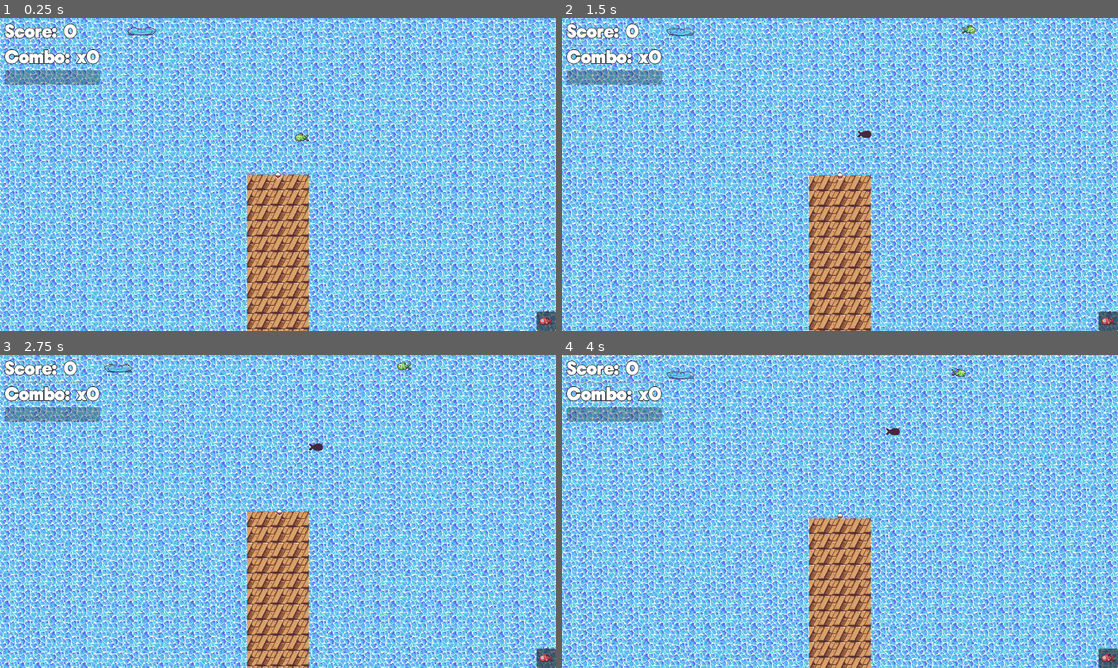
Above: before the commit, frames 1-4 (two rows, left to right).
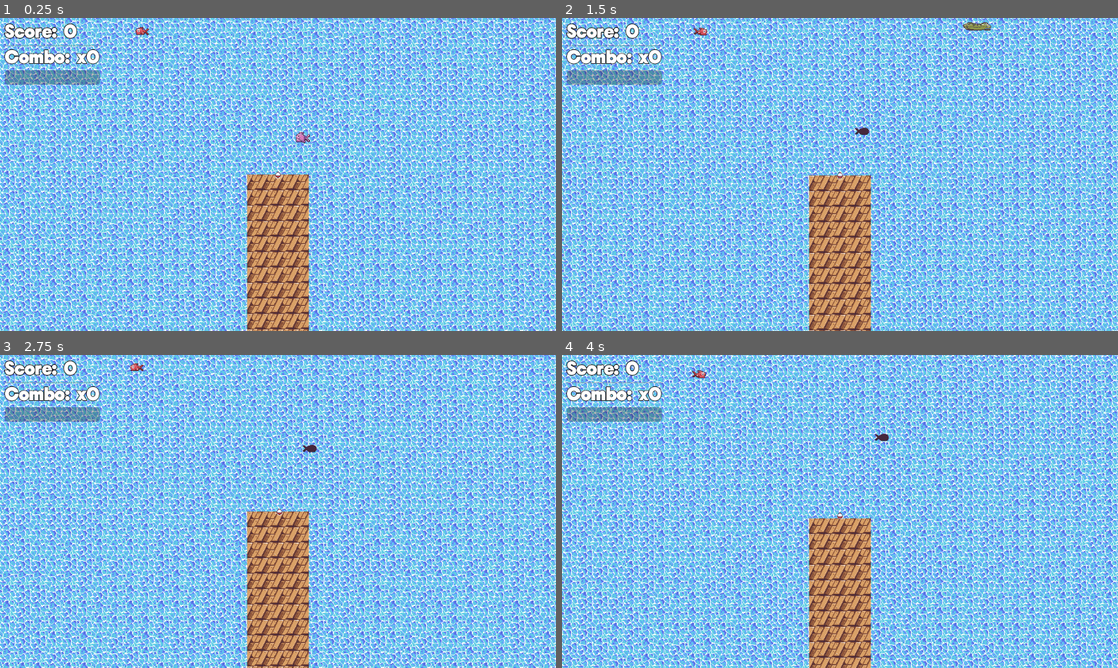
Above: after the commit, the same moments.

Repository: manspider-thatdev/fishing-game
Game: Godot game, scene res://scenes/main.tscn
The game is run twice, just before and just after one commit, with the same random seed, the same clock (stepped at 60 frames per second) and the same inputs.
Inputs:
- Up to frame 1 (0.25 s): no input
- Up to frame 2 (1.5 s): hold D (right) 0.53-1.28 s; hold Space (space) 0.53-1.28 s; hold S (down) from 1.28 s (still down); tap Space (space) at 1.35 s
- Up to frame 3 (2.75 s): release S (down) at 2.03 s; hold D (right) from 2.03 s (still down); hold Space (space) from 2.03 s (still down)
- Up to frame 4 (4 s): release D (right) at 2.78 s; release Space (space) at 2.78 s; hold W (up) 2.78-3.53 s; tap Space (space) at 2.85 s; hold A (left) from 3.53 s (still down); hold Space (space) from 3.53 s (still down)

The runs differ from the first frame. In frame 1, 0.5% of the frame differs, in the area x 0-100%, y 1-100%; in frame 2, 0.6%; in frame 3, 0.6%; in frame 4, 0.6%.

Commit message:
Add Fish Names & Gui Popup Animation

Diff:
--- a/assets/data/fish/eels/eel_clean_data.tres
+++ b/assets/data/fish/eels/eel_clean_data.tres
@@ -13,3 +13,4 @@
 anim_frames = 2
 qte_size = 8
 qte_time = 6.0
+name = "Clean Eel"
--- a/assets/data/fish/eels/eel_green_data.tres
+++ b/assets/data/fish/eels/eel_green_data.tres
@@ -13,3 +13,4 @@
 anim_frames = 2
 qte_size = 10
 qte_time = 6.0
+name = "Muck Eel"
--- a/assets/data/fish/mediumfish/m_orange_fish_data.tres
+++ b/assets/data/fish/mediumfish/m_orange_fish_data.tres
@@ -1,15 +1,16 @@
 [gd_resource type="Resource" script_class="FishData" load_steps=3 format=3 uid="uid://dvx43sexvy108"]
 
 [ext_resource type="Script" path="res://scripts/fish_data.gd" id="1_dux4h"]
-[ext_resource type="Texture2D" uid="uid://q51drfwm00fr" path="res://assets/2d/fish/FishGreen Sprite.png" id="2_gs67o"]
+[ext_resource type="Texture2D" uid="uid://d4lvoxtun1rdp" path="res://assets/2d/fish/MediumFishOrange.png" id="2_ttiq6"]
 
 [resource]
 script = ExtResource("1_dux4h")
-lifespan = 50.0
-time_until_move = 2.0
-move_speed = 45.0
+lifespan = 100.0
+time_until_move = 5.0
+move_speed = 35.0
 flee_wait = null
-texture2D = ExtResource("2_gs67o")
+texture2D = ExtResource("2_ttiq6")
 anim_frames = 2
-qte_size = 6
-qte_time = 5.0
+qte_size = 10
+qte_time = 8.0
+name = "Big Oran"
--- a/assets/data/fish/mediumfish/m_purple_fish_data.tres
+++ b/assets/data/fish/mediumfish/m_purple_fish_data.tres
@@ -13,3 +13,4 @@
 anim_frames = 2
 qte_size = 10
 qte_time = 8.0
+name = "Big Purp"
--- a/assets/data/fish/sharks/grey_shark_data.tres
+++ b/assets/data/fish/sharks/grey_shark_data.tres
@@ -13,3 +13,4 @@
 anim_frames = 2
 qte_size = 12
 qte_time = 6.0
+name = "Great White"
--- a/assets/data/fish/sharks/yellow_shark_data.tres
+++ b/assets/data/fish/sharks/yellow_shark_data.tres
@@ -13,3 +13,4 @@
 anim_frames = 2
 qte_size = 14
 qte_time = 7.0
+name = "Sea King"
--- a/assets/data/fish/smallfish/blue_fish_data.tres
+++ b/assets/data/fish/smallfish/blue_fish_data.tres
@@ -13,3 +13,4 @@
 anim_frames = 2
 qte_size = 4
 qte_time = 5.0
+name = "Bluejoy"
--- a/assets/data/fish/smallfish/green_fish_data.tres
+++ b/assets/data/fish/smallfish/green_fish_data.tres
@@ -13,3 +13,4 @@
 anim_frames = 2
 qte_size = 6
 qte_time = 5.0
+name = "Sourface"
--- a/assets/data/fish/smallfish/purple_fish_data.tres
+++ b/assets/data/fish/smallfish/purple_fish_data.tres
@@ -13,3 +13,4 @@
 anim_frames = 2
 qte_size = 4
 qte_time = 6.0
+name = "Lovefish"
--- a/assets/data/fish/smallfish/red_fish_data.tres
+++ b/assets/data/fish/smallfish/red_fish_data.tres
@@ -13,3 +13,4 @@
 anim_frames = 2
 qte_size = 5
 qte_time = 5.0
+name = "Redsnap"
--- a/assets/data/fish/smallfish/yellow_fish_data.tres
+++ b/assets/data/fish/smallfish/yellow_fish_data.tres
@@ -12,3 +12,5 @@
 texture2D = ExtResource("2_23cf5")
 anim_frames = 2
 qte_size = 4
+qte_time = 5.0
+name = "Yellowfin"
--- a/scenes/fishing_gui.tscn
+++ b/scenes/fishing_gui.tscn
@@ -66,6 +66,18 @@
 "update": 0,
 "values": [Color(1, 1, 1, 1)]
 }
+tracks/5/type = "value"
+tracks/5/imported = false
+tracks/5/enabled = true
+tracks/5/path = NodePath("VBoxContainer:position")
+tracks/5/interp = 1
+tracks/5/loop_wrap = true
+tracks/5/keys = {
+"times": PackedFloat32Array(0),
+"transitions": PackedFloat32Array(1),
+"update": 0,
+"values": [Vector2(958, 649.795)]
+}
 
 [sub_resource type="Animation" id="Animation_t66ow"]
 resource_name = "SCOREDOWN"
@@ -171,11 +183,43 @@
 "values": [Color(0, 1, 0, 1), Color(1, 1, 1, 1)]
 }
 
+[sub_resource type="Animation" id="Animation_coemv"]
+resource_name = "UP_CAUGHT"
+tracks/0/type = "value"
+tracks/0/imported = false
+tracks/0/enabled = true
+tracks/0/path = NodePath("VBoxContainer:position")
+tracks/0/interp = 2
+tracks/0/loop_wrap = true
+tracks/0/keys = {
+"times": PackedFloat32Array(0, 1),
+"transitions": PackedFloat32Array(1, 1),
+"update": 0,
+"values": [Vector2(958, 649.795), Vector2(958, 484)]
+}
+
+[sub_resource type="Animation" id="Animation_bg3l7"]
+resource_name = "DOWN_CAUGHT"
+tracks/0/type = "value"
+tracks/0/imported = false
+tracks/0/enabled = true
+tracks/0/path = NodePath("VBoxContainer:position")
+tracks/0/interp = 2
+tracks/0/loop_wrap = true
+tracks/0/keys = {
+"times": PackedFloat32Array(0, 1),
+"transitions": PackedFloat32Array(1, 1),
+"update": 0,
+"values": [Vector2(958, 484), Vector2(958, 649.795)]
+}
+
 [sub_resource type="AnimationLibrary" id="AnimationLibrary_ffcey"]
 _data = {
+"DOWN_CAUGHT": SubResource("Animation_bg3l7"),
 "RESET": SubResource("Animation_cbsye"),
 "SCOREDOWN": SubResource("Animation_t66ow"),
-"SCOREUP": SubResource("Animation_v6lvw")
+"SCOREUP": SubResource("Animation_v6lvw"),
+"UP_CAUGHT": SubResource("Animation_coemv")
 }
 
 [sub_resource type="AtlasTexture" id="AtlasTexture_m66xj"]
@@ -196,7 +240,7 @@
 
 [node name="ScoreLabel" type="Label" parent="MarginContainer/VBoxContainer"]
 layout_mode = 2
-theme_override_constants/outline_size = 4
+theme_override_constants/outline_size = 5
 theme_override_fonts/font = ExtResource("1_yjyji")
 theme_override_font_sizes/font_size = 40
 text = "Score: 0"
@@ -208,7 +252,7 @@
 offset_left = -56.0
 offset_right = -3.0
 offset_bottom = 41.0
-theme_override_constants/outline_size = 4
+theme_override_constants/outline_size = 5
 theme_override_fonts/font = ExtResource("1_yjyji")
 theme_override_font_sizes/font_size = 40
 text = "+%d"
@@ -235,22 +279,39 @@
 libraries = {
 "": SubResource("AnimationLibrary_ffcey")
 }
-
-[node name="Panel" type="Panel" parent="."]
+autoplay = "RESET"
+
+[node name="VBoxContainer" type="VBoxContainer" parent="."]
 anchors_preset = 3
 anchor_left = 1.0
 anchor_top = 1.0
 anchor_right = 1.0
 anchor_bottom = 1.0
-offset_left = -40.0
-offset_top = -40.0
+offset_left = -194.0
+offset_top = 1.79498
+offset_bottom = 165.795
 grow_horizontal = 0
 grow_vertical = 0
 
-[node name="TextureRect" type="TextureRect" parent="Panel"]
-layout_mode = 0
-offset_right = 40.0
-offset_bottom = 40.0
+[node name="Label" type="Label" parent="VBoxContainer"]
+custom_minimum_size = Vector2(1, 1)
+layout_mode = 2
+theme_override_constants/outline_size = 5
+theme_override_fonts/font = ExtResource("1_yjyji")
+theme_override_font_sizes/font_size = 30
+text = "[FishNameHere]"
+horizontal_alignment = 1
+vertical_alignment = 2
+autowrap_mode = 3
+
+[node name="PanelContainer" type="PanelContainer" parent="VBoxContainer"]
+layout_mode = 2
+size_flags_horizontal = 3
+size_flags_vertical = 3
+
+[node name="TextureRect" type="TextureRect" parent="VBoxContainer/PanelContainer"]
+layout_mode = 2
 texture = SubResource("AtlasTexture_m66xj")
-stretch_mode = 3
+expand_mode = 2
+stretch_mode = 5
 flip_h = true
--- a/scenes/main.tscn
+++ b/scenes/main.tscn
@@ -14,6 +14,8 @@
 [ext_resource type="Resource" uid="uid://vi5umvwhqtbg" path="res://assets/data/fish/mediumfish/m_purple_fish_data.tres" id="11_hl74h"]
 [ext_resource type="Resource" uid="uid://cyq1oj61tdo3j" path="res://assets/data/fish/eels/eel_clean_data.tres" id="12_tvl3v"]
 [ext_resource type="Resource" uid="uid://bg3xwx4ckf1tr" path="res://assets/data/fish/eels/eel_green_data.tres" id="13_y78pq"]
+[ext_resource type="Resource" uid="uid://qri0o6d0jt3k" path="res://assets/data/fish/sharks/grey_shark_data.tres" id="14_pmx15"]
+[ext_resource type="Resource" uid="uid://c124cbjie8128" path="res://assets/data/fish/sharks/yellow_shark_data.tres" id="15_6k8lj"]
 
 [node name="Main" type="Node2D"]
 script = ExtResource("1_1uytb")
@@ -27,7 +29,7 @@
 
 [node name="FishParent" type="Node2D" parent="."]
 script = ExtResource("2_wj0nw")
-FishDatas = Array[ExtResource("3_trnot")]([ExtResource("4_xp …(161 unchanged characters)… rce("12_tvl3v"), ExtResource("13_y78pq")])
+FishDatas = Array[ExtResource("3_trnot")]([ExtResource("4_xp …(161 unchanged characters)… rce("12_tvl3v"), ExtResource("13_y78pq"), ExtResource("14_pmx15"), ExtResource("15_6k8lj")])
 spawn_area = Rect2(-300, -1200, 600, 1200)
 FISH_CAP = 20
 
--- a/scripts/fish_data.gd
+++ b/scripts/fish_data.gd
@@ -9,3 +9,4 @@
 @export var anim_frames: int = 2
 @export var qte_size: int = 4
 @export var qte_time: float = 5.0
+@export var name: String = "Mister Fish"
--- a/scripts/fishing_gui.gd
+++ b/scripts/fishing_gui.gd
@@ -2,11 +2,13 @@
 
 var score_string: String = "Score: %d"
 var combo_string: String = "Combo: x%d"
-@onready var score_label = $MarginContainer/VBoxContainer/ScoreLabel
-@onready var combo_label = $MarginContainer/VBoxContainer/ComboLabel
-@onready var combo_bar = $MarginContainer/VBoxContainer/ProgressBar
-@onready var scoreup_label = $MarginContainer/VBoxContainer/ScoreLabel/ScoreUpLabel
-@onready var anim_player = $AnimationPlayer
+@onready var score_label: Label = $MarginContainer/VBoxContainer/ScoreLabel
+@onready var combo_label: Label = $MarginContainer/VBoxContainer/ComboLabel
+@onready var combo_bar: ProgressBar = $MarginContainer/VBoxContainer/ProgressBar
+@onready var scoreup_label: Label = $MarginContainer/VBoxContainer/ScoreLabel/ScoreUpLabel
+@onready var anim_player: AnimationPlayer = $AnimationPlayer
+@onready var caught_fish_label: Label = $VBoxContainer/Label
+@onready var caught_fish_texrect: TextureRect = $VBoxContainer/PanelContainer/TextureRect
 
 # Called when the node enters the scene tree for the first time.
 func _ready() -> void:
--- a/scripts/globals.gd
+++ b/scripts/globals.gd
@@ -48,12 +48,24 @@
 	var c := combo if combo > 0 else 1
 	return floori(size * (size/time) * c)
 
+func set_fish_popup_data(fish: FishData):
+	assert(gui_node, "[gui_node] is null")
+	var cropped_tex := AtlasTexture.new()
+	cropped_tex.atlas = fish.texture2D
+	cropped_tex.region = Rect2(0, 0, fish.texture2D.get_width() / 2, fish.texture2D.get_height())
+	gui_node.caught_fish_label.text = fish.name
+	gui_node.caught_fish_texrect.texture = cropped_tex
+	gui_node.anim_player.play("UP_CAUGHT")
+	await get_tree().create_timer(4).timeout
+	gui_node.anim_player.play("DOWN_CAUGHT")
+
 func _on_bobber_win(fish: FishData):
 	var calc := score_calc(fish)
 	score_calculated.emit(calc)
 	score += calc
 	combo += 1
 	combo_timer.start(COMBO_TIME)
+	set_fish_popup_data(fish)
 
 func _on_bobber_lose(fish: FishData):
 	score_calculated.emit(-fish.qte_size)
Not shown: 1 places in scenes/fishing_gui.tscn that only renumber resources
Not shown: 1 places in scenes/main.tscn that only renumber resources
